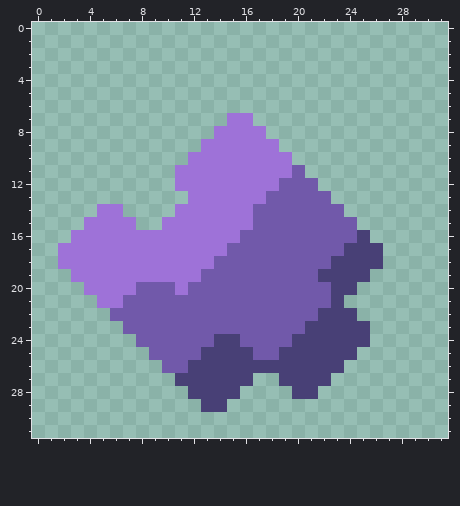
File history of a pixel-art sprite, sprites/items/strontium.png. Above: the version before the commit.
The file is 32x32 pixels.
Once edited:
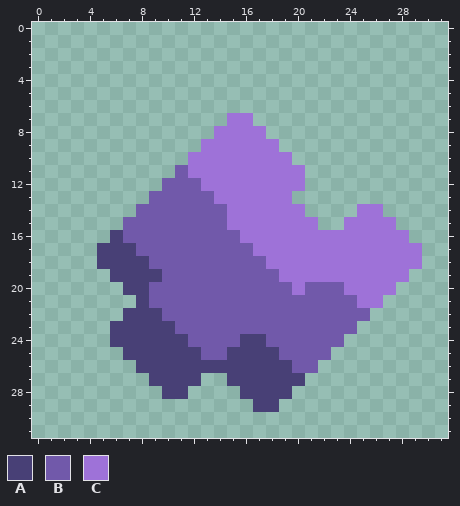
Palette (. is transparent): A #484076  B #7159aa  C #9e72d8
The edit:
Changed rows in their new state; - is an unchanged pixel.
first column x 2:
11 ---------B--------C---------
12 --------BBB------CC.--------
13 -------BBBBB----CC...-------
14 ---..-BBBBBBB--CCCC...-CC---
15 --...BBBBBBBB--CCCCC..CCCC--
16 -...ABBBBBBBBBCCCCCCCCCCCCC-
17 ...AAABBBBBBB--CCCCCCCCCCCCC
18 ...AAAABBBBB----CCCCCCCCCCCC
19 -...AAAABBB------CCCCCCCCCC-
20 --...AA--B--------C--BCCCC--
21 ---...A--------------BBCC---
22 ----.AAA------------BBBB----
23 ----AAAAA----------BBBB.----
24 ----AAAAAA--BBAA--BBBB..----
25 -----AAAAAABB--AABBBB..-----
26 ------AAAA--------BB..------
27 -------AA--..--AA--..-------
28 --------AA....AAAA..--------
29 -----------..--AA-----------
